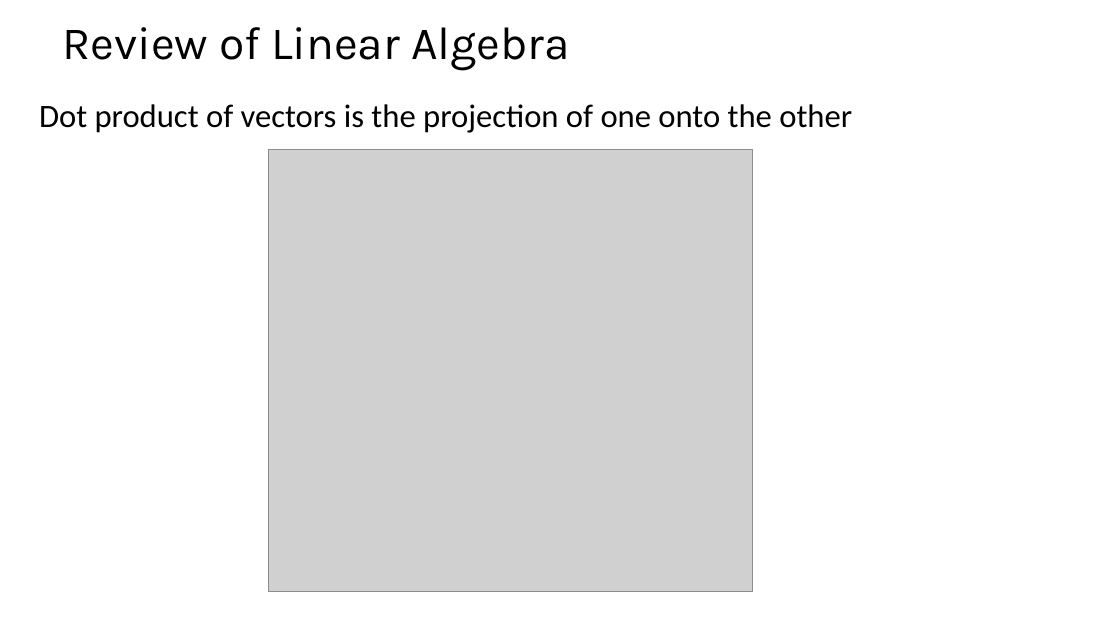
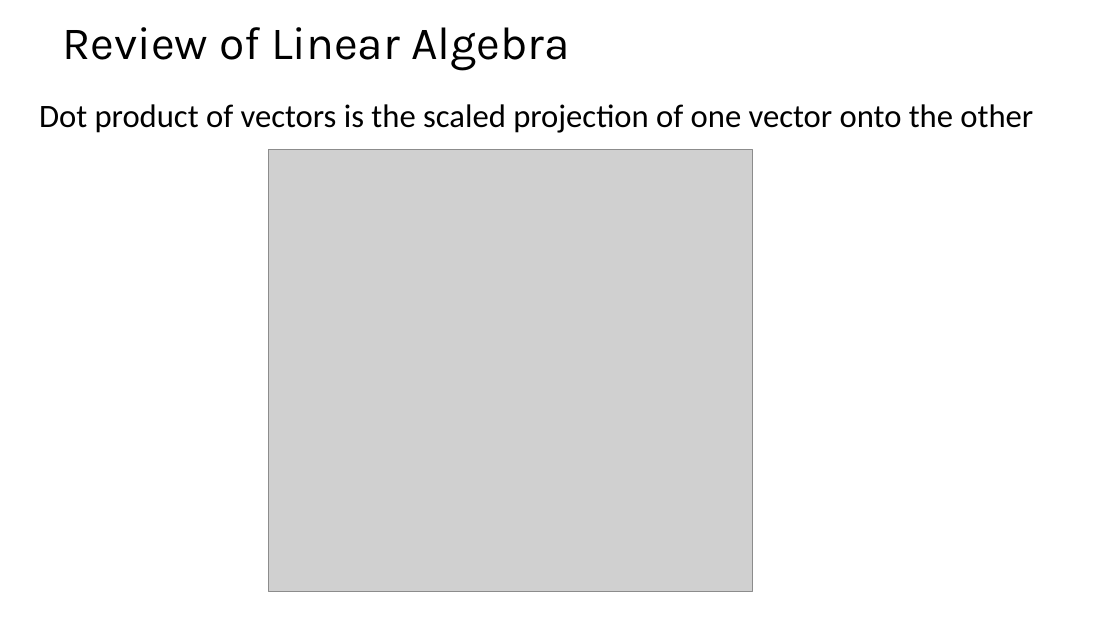
Before and after one commit to StephenElston/CSCI-E25, a slide deck: slide 15 of SuplementaryMaterial/ReviewOfLinearAlgebra.pptx. Drawn at 1120x630 pixels with LibreOffice and Linux fonts; fonts in the diff are those of the drawing; grey boxes stand for pictures. Boxes give left, top, right and bottom in pixels: in the first picture for what was removed or moved away, otherwise in the second. Text is boxed around its words. In the diff, an @@ line names an element or a change of style, - is before the commit and + after.

Commit message:
Commit of updated linear algebra review slides

```diff
--- a/SuplementaryMaterial/ReviewOfLinearAlgebra.pptx
+++ b/SuplementaryMaterial/ReviewOfLinearAlgebra.pptx
@@ text at (39,104,1033,133): text changed @@
-Dot product of vectors is the projection of one onto the other
+Dot product of vectors is the scaled projection of one vector onto the other
```
Also in this commit, not shown: 4 other slides changed, 6 slides added, 1 slide removed.
